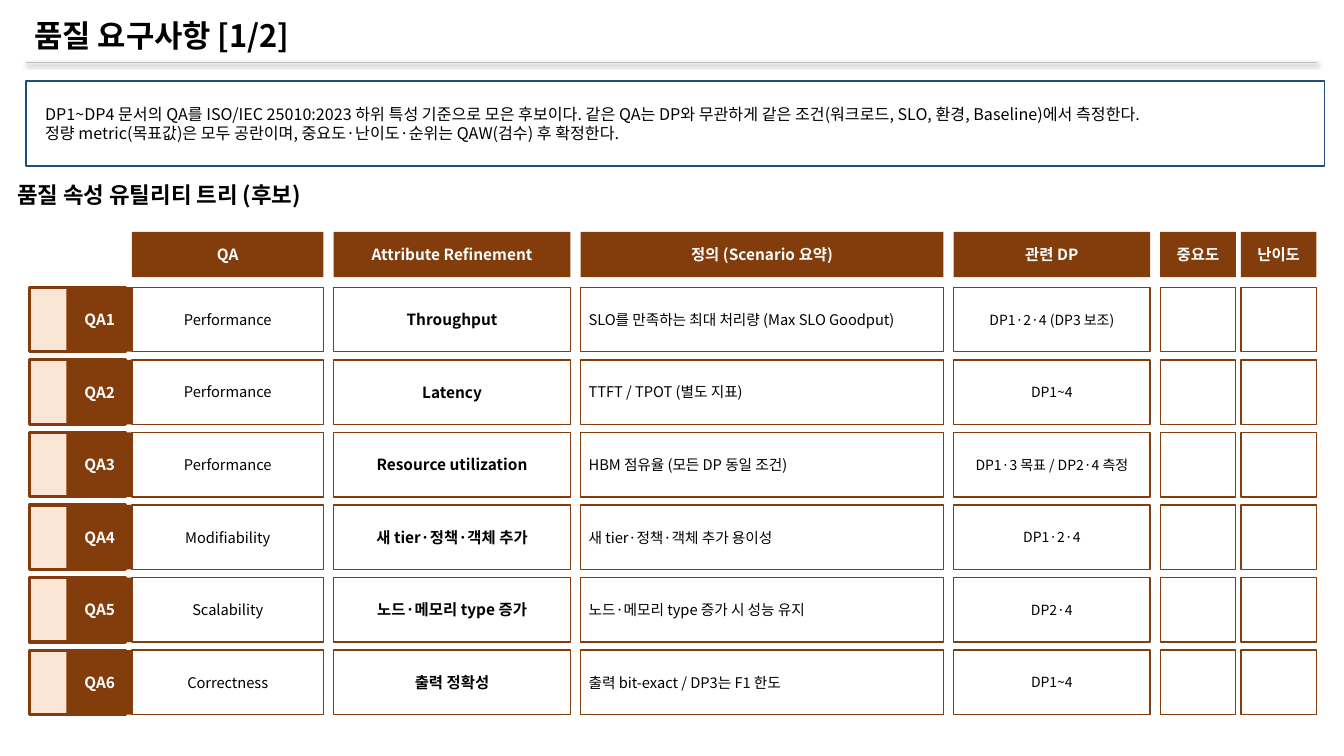
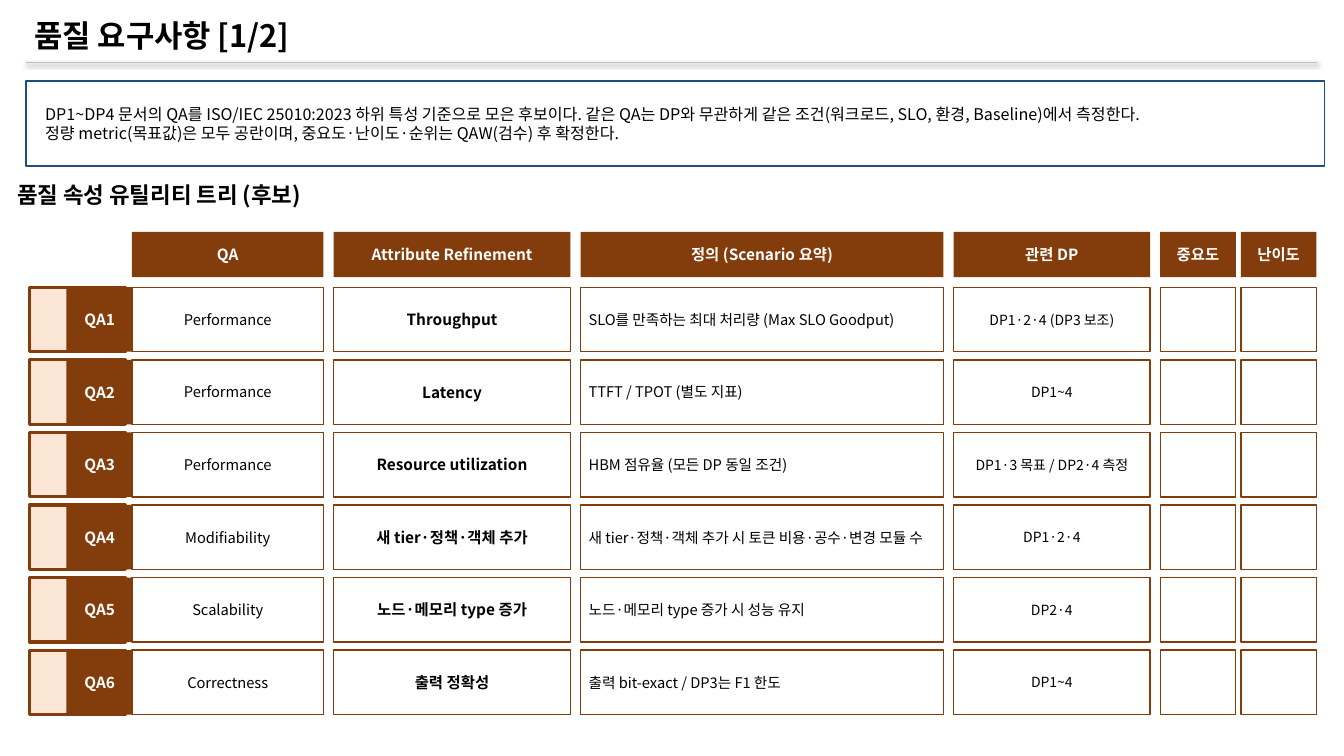
Before and after one commit to mkim0628/vllm, a slide deck: slide 13 of doc-mk/Requirements/requirements-overview.pptx. Drawn at 1344x756 pixels with LibreOffice and Linux fonts; fonts in the diff are those of the drawing. Boxes give left, top, right and bottom in pixels: in the first picture for what was removed or moved away, otherwise in the second. Text is boxed around its words. In the diff, an @@ line names an element or a change of style, - is before the commit and + after.

```diff
--- a/doc-mk/Requirements/requirements-overview.pptx
+++ b/doc-mk/Requirements/requirements-overview.pptx
@@ text in rectangle at [589, 531, 923, 544]: text changed @@
-새 tier·정책·객체 추가 용이성
+새 tier·정책·객체 추가 시 토큰 비용·공수·변경 모듈 수
```
Also in this commit, not shown: 7 other slides changed, 1 slide removed, 2 other files.
